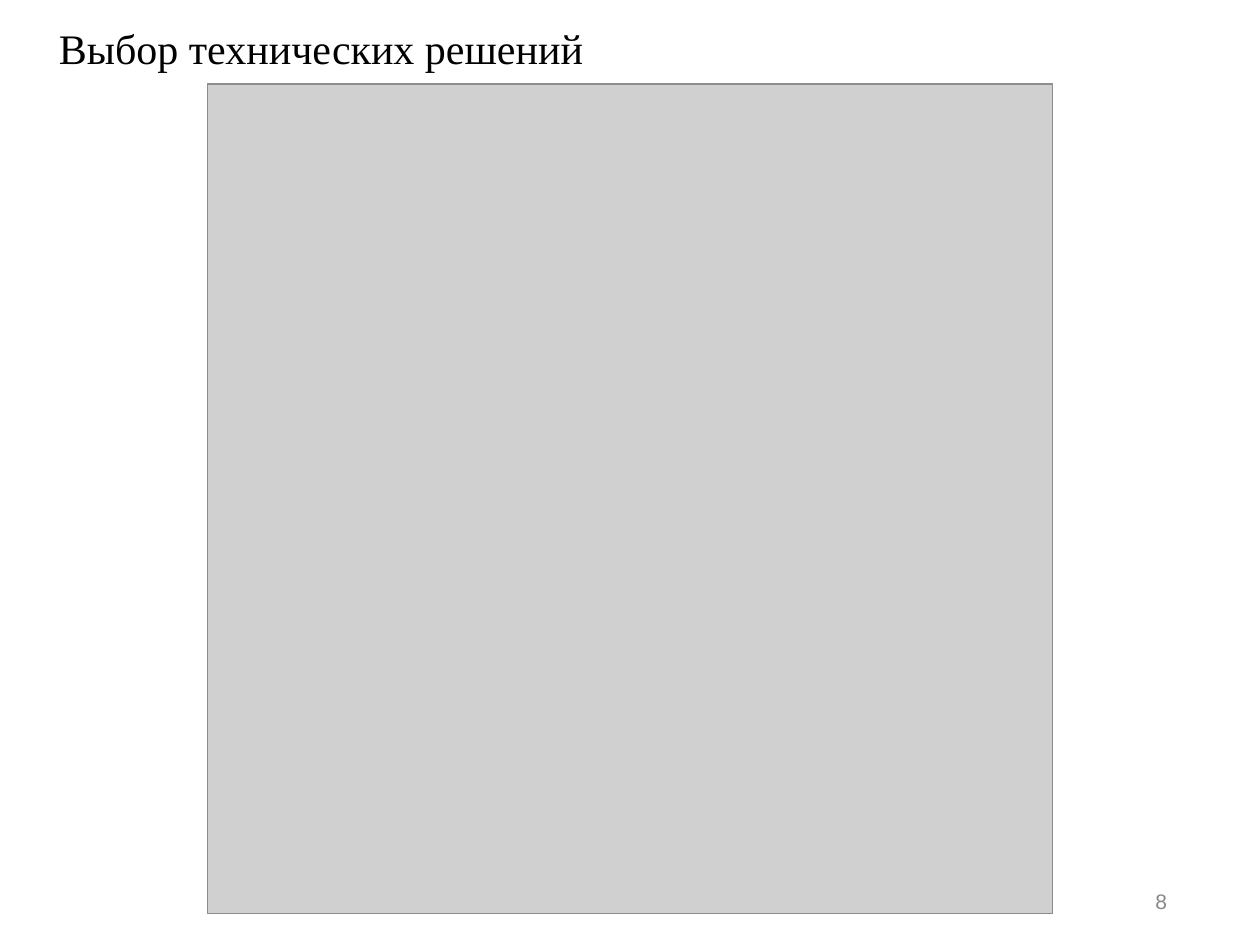
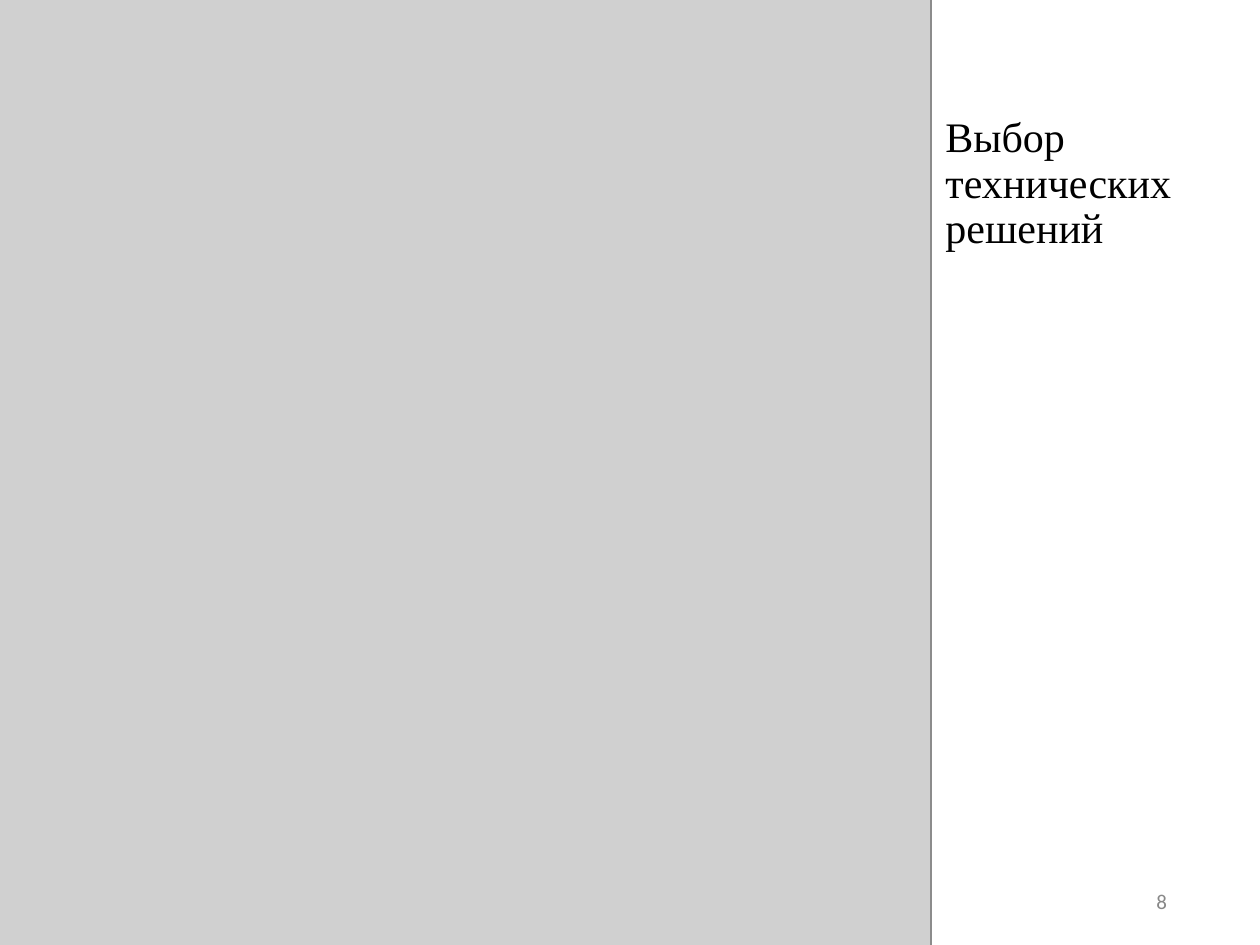
Before and after one commit to wypick/RPO, a slide deck: slide 8 of KR_RPO_IU371_Romanova.pptx. Drawn at 1260x945 pixels with LibreOffice and Linux fonts; fonts in the diff are those of the drawing; grey boxes stand for pictures. Boxes give left, top, right and bottom in pixels: in the first picture for what was removed or moved away, otherwise in the second. Text is boxed around its words. In the diff, an @@ line names an element or a change of style, - is before the commit and + after.

```diff
--- a/KR_RPO_IU371_Romanova.pptx
+++ b/KR_RPO_IU371_Romanova.pptx
@@ picture: place and size @@
-picture at (208, 84, 1053, 914)
+picture at (0, 0, 931, 945)
@@ text "Выбор технических решений" rewrapped from (59, 34, 583, 73) to (945, 122, 1171, 252) @@
```
Also in this commit, not shown: 19 other slides changed, 3 other files.
